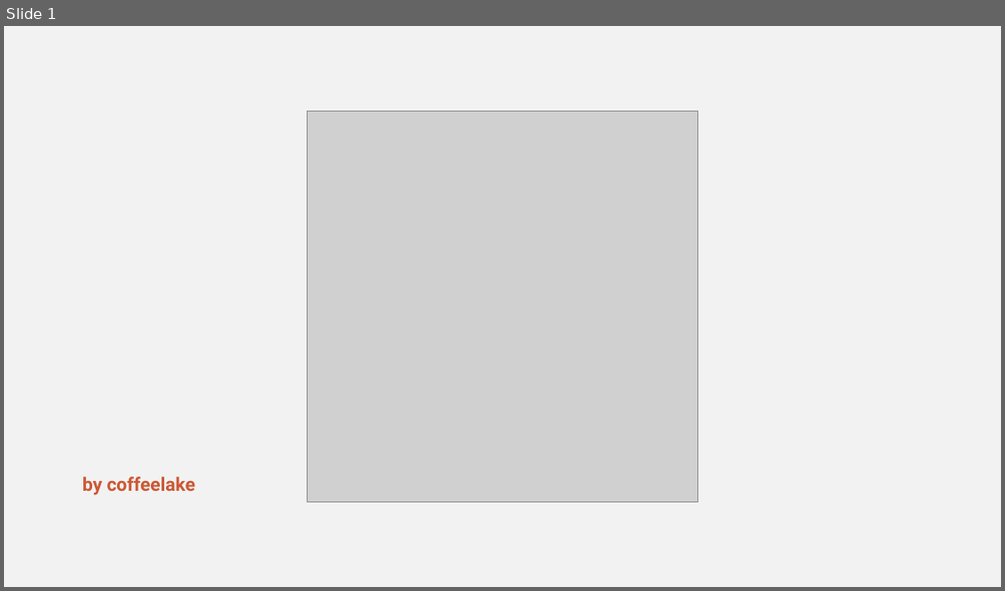
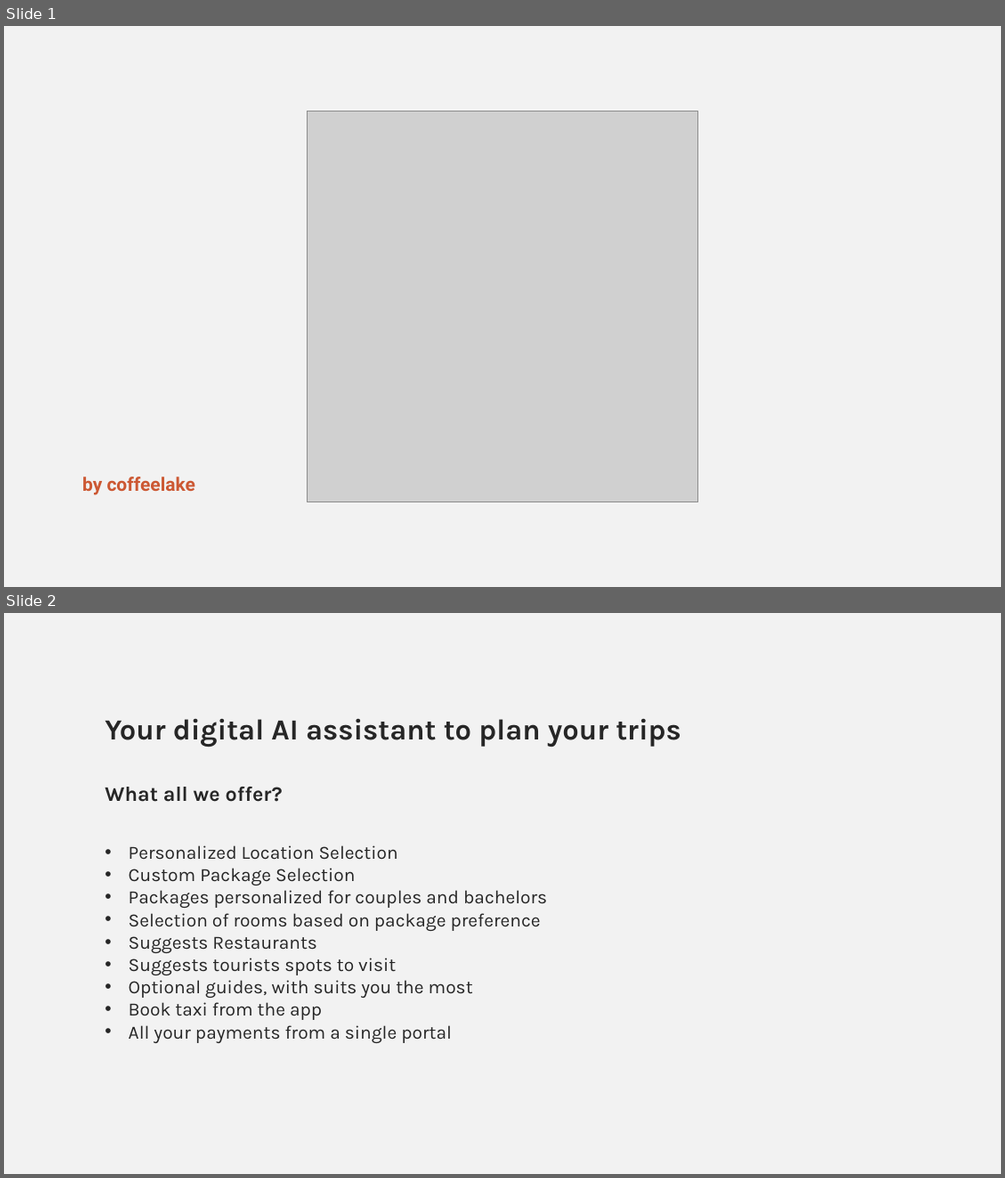
Before and after one commit to coffeelakedev/TourAdvisor, a slide deck: demo/Reveal.pptx. Shown one above the other, each under a label of ours: slide 1 before the commit, slides 1 and 2 after it. The pictures are 1005x591 and 1005x1178 pixels, drawn with LibreOffice and Linux fonts; fonts in the diff are those of the drawing; grey boxes stand for pictures. Boxes give left, top, right and bottom in pixels: in the first picture for what was removed or moved away, otherwise in the second. Text is boxed around its words. In the diff, an @@ line names an element or a change of style, - is before the commit and + after.

```diff
--- a/demo/Reveal.pptx
+++ b/demo/Reveal.pptx
@@ slide 2 added at (x1=4, y1=613, x2=1001, y2=1174), background #F2F2F2 @@
@@ text added at (x1=105, y1=718, x2=681, y2=1043), 18 pt, text #262626 @@
+Your digital AI assistant to plan your trips
+What all we offer?
+• Personalized Location Selection
+• Custom Package Selection
+• Packages personalized for couples and bachelors
+• Selection of rooms based on package preference
+• Suggests Restaurants
+• Suggests tourists spots to visit
+• Optional guides, with suits you the most
+• Book taxi from the app
+• All your payments from a single portal
```
Also in this commit, not shown: 2 other slides added, 3 slides removed, 4 other files.
